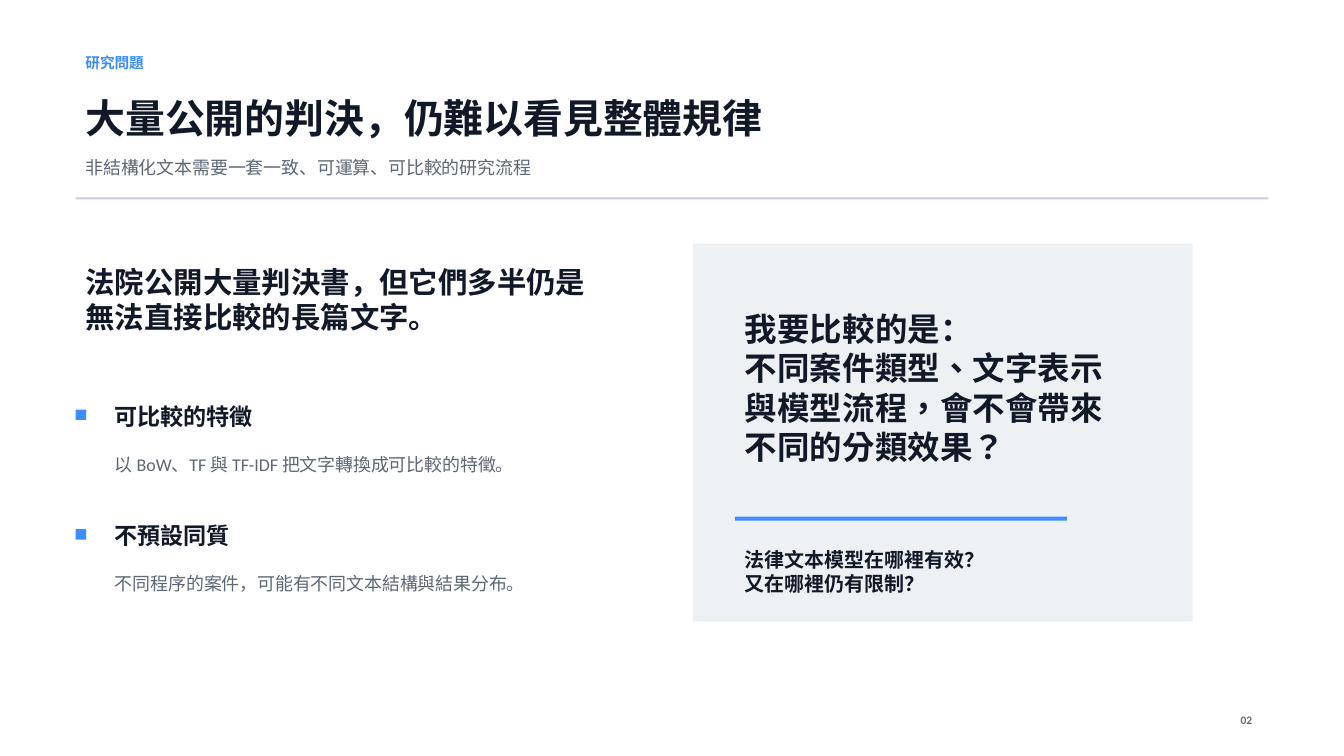
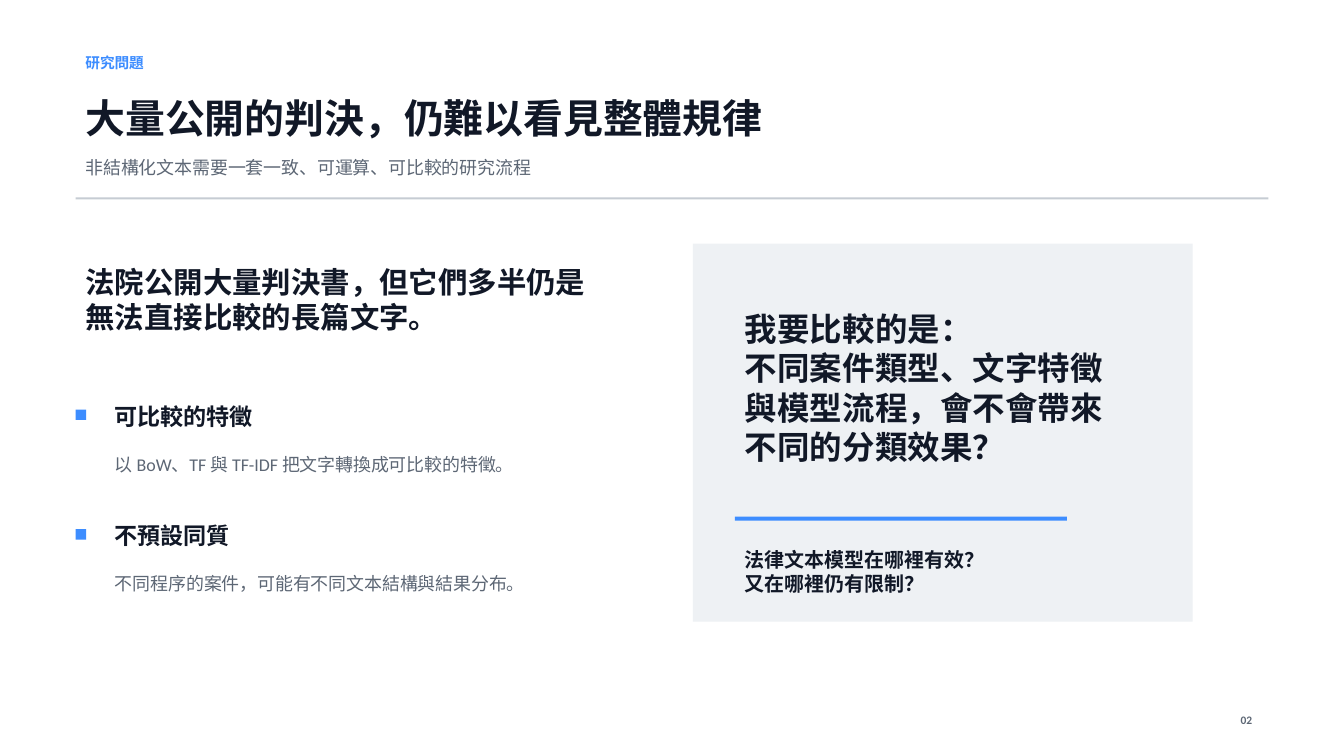
Before and after one commit to Xin95172/Personal-Project, a slide deck: slide 2 of textual data analysis/docs/判決文本會說話嗎_崇越決賽簡報.pptx. Drawn at 1344x756 pixels with LibreOffice and Linux fonts; fonts in the diff are those of the drawing. Boxes give left, top, right and bottom in pixels: in the first picture for what was removed or moved away, otherwise in the second. Text is boxed around its words. In the diff, an @@ line names an element or a change of style, - is before the commit and + after.

```diff
--- a/textual data analysis/docs/判決文本會說話嗎_崇越決賽簡報.pptx
+++ b/textual data analysis/docs/判決文本會說話嗎_崇越決賽簡報.pptx
@@ text at (x1=745, y1=352, x2=1103, y2=462): text changed @@
-不同案件類型、文字表示與模型流程，會不會帶來不同的分類效果？
+不同案件類型、文字特徵與模型流程，會不會帶來不同的分類效果？
```
Also in this commit, not shown: 6 other slides changed, 2 other files.
